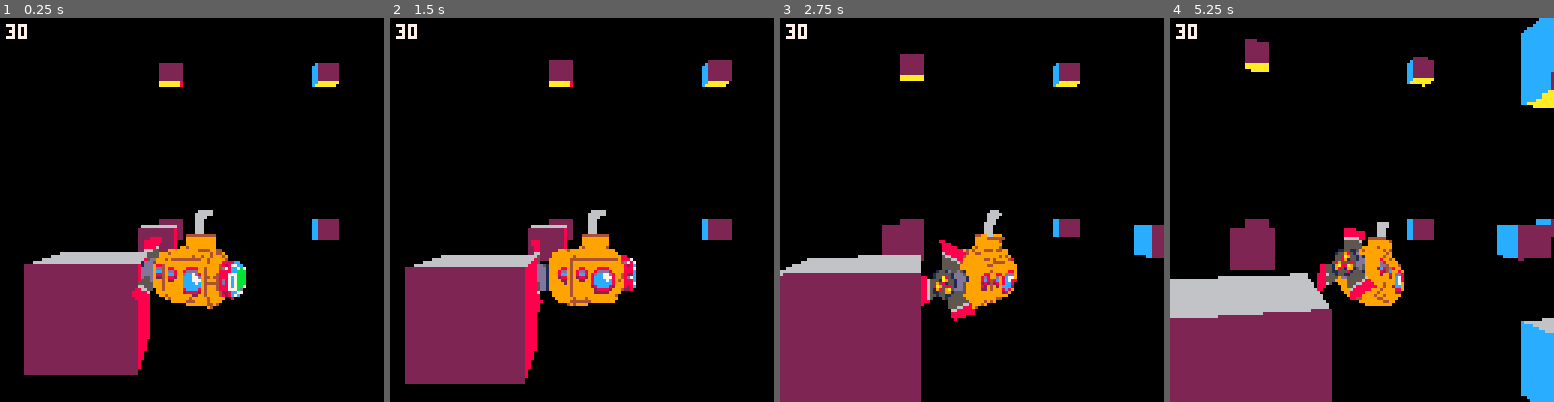
Above: before the commit, frames 1-4 (left to right).
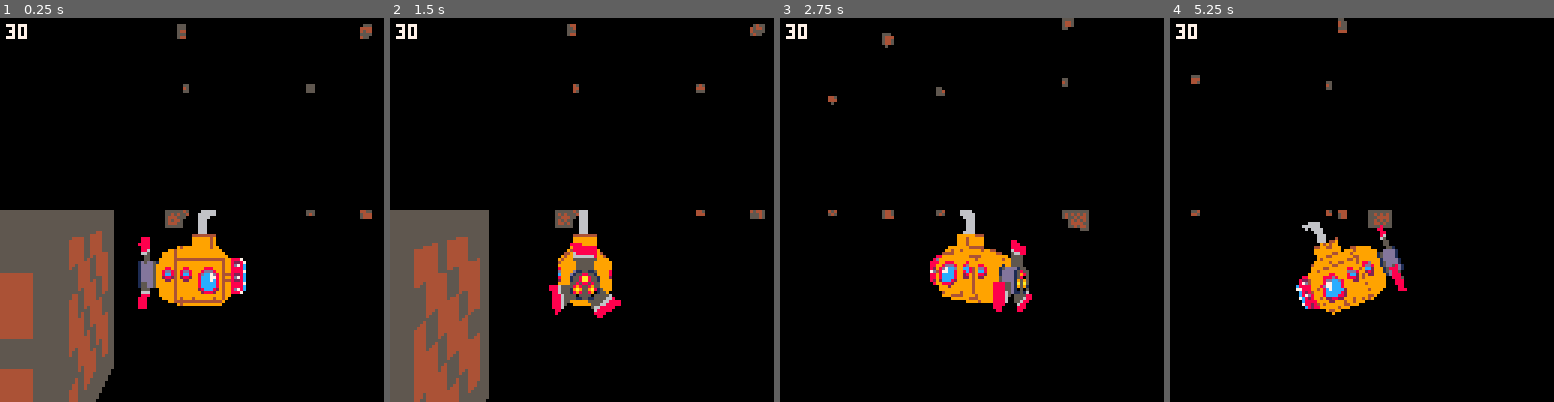
Above: after the commit, the same moments.

Repository: nikolawhallon/torpedopanic
Game: PICO-8 cartridge torpedopanic.p8
Same seed, same stepped clock (60 frames per second), same inputs: the game is played once before the commit and once after it.
Inputs:
- Up to frame 1 (0.25 s): no input
- Up to frame 2 (1.5 s): tap O (Z key) at 0.7 s
- Up to frame 3 (2.75 s): hold Right 1.6-2.1 s; tap O (Z key) at 1.7, 2.1, 2.5 s; hold Up 2.15-2.42 s; hold Right from 2.47 s (still down)
- Up to frame 4 (5.25 s): tap O (Z key) every 0.4 s from 2.9 to 4.9 s; release Right at 3.03 s; hold Left 3.08-3.58 s; hold Down 3.63-3.97 s; hold Right 4.02-4.68 s; hold Up 4.73-5.03 s; hold Left from 5.08 s (still down)

The runs differ from the first frame. In frame 1, 22% of the frame differs, in the area x 0-97%, y 1-100%; in frame 2, 23%; in frame 3, 21%; in frame 4, 25%, in the area x 0-100%, y 0-100%.

Commit message:
updated controls

Diff:
--- a/torpedopanic.p8
+++ b/torpedopanic.p8
@@ -6,10 +6,8 @@
 -- model & picocad format by @johanpeitz
 
 #include poly.lua
-#include chunky_tank.p8l
 #include submarine.p8l
 #include cube.p8l
-#include monolith.p8l
 
 -- globals
 local _dithers,_camera,_player,_torpedos={}
@@ -198,7 +196,10 @@
  local fwd={0,0,1}
  return {
   pos={0,0,0},
-  track=function(self,pos,m)
+  track=function(self,pos,rot,rot_ofs)
+   local rot_ofs=rot_ofs or {0,0,0}
+   local rot={rot[1]+rot_ofs[1],rot[2]+rot_ofs[2],rot[3]+rot_ofs[3]}
+   local m=make_m_from_euler(unpack(rot))
    fwd=m_fwd(m)
    local m={unpack(m)}
    -- inverse view matrix
@@ -208,13 +209,13 @@
    -- ignore position part
    m[13],m[14],m[15],m[16]=0,0,0,1
 
-   local offset = 20 -- distance behind object
-   local height = 5 -- height above object
+   local xz_ofs=20
+   local y_ofs=5
 
    local cam_pos = {
-    pos[1] - fwd[1] * offset,
-    pos[2] + height,
-    pos[3] - fwd[3] * offset
+    pos[1] - fwd[1] * xz_ofs,
+    pos[2] + y_ofs,
+    pos[3] - fwd[3] * xz_ofs
    }
 
    self.m=m_x_m(m,{
@@ -290,30 +291,42 @@
 function make_player(x,y,z)
  return {
   pos={x,y,z},
-  angle={0,0,0},
-  dangle={0,0,0},
+  rot={0,0,0},
+  rot_dt={0,0,0},
+  rot_ofs={0,0,0},
   velocity={0,0,0},
   vtilt=0.0,
   htilt=0.0,
   pcad=make_pcad({x,y,z},submarine),
   m=make_m_from_euler(0,0,0),
   update=function(self)
-   v_scale(self.dangle,0.6)
+   v_scale(self.rot_dt,0.6)
    v_scale(self.velocity,0.7)
 
-   self.angle=v_add(self.angle,self.dangle,1/1024)
+   self.rot=v_add(self.rot,self.rot_dt,1/1024)
 
    -- handle input
-   local dx,dz,a=0,self.angle[1],self.angle[2]
-   if (btn(4,0)) dz=1
-   if btn(1,0) and btn(4,0) then
-    self.angle[2]+=0.005
-    self.htilt=-0.2
-   elseif btn(0,0) and btn(4,0) then
-    self.angle[2]-=0.005
-    self.htilt=0.2
-   else
-    self.htilt=0.0
+   local dx,dz,a=0,self.rot[1],self.rot[2]
+   if btn(4,0) then
+    dz=5
+    --self.rot_ofs={0,0,0}
+    self.htilt=0
+    self.vtilt=0
+   end
+   if btn(1,0) then
+    if btn(4,0) then
+     self.rot[2]+=0.005
+     self.htilt=-0.2
+    else
+     self.rot_ofs[2]+=0.01
+    end
+   elseif btn(0,0) then
+    if btn(4,0) then
+     self.rot[2]-=0.005
+     self.htilt=0.2
+    else
+     self.rot_ofs[2]-=0.01
+    end
    end
    if btn(2,0) and btn(4,0) then
     self.vtilt=-0.6
@@ -324,20 +337,18 @@
    end
    -- update pos and m
    local c,s=cos(a),-sin(a)
-   self.velocity=v_add(self.velocity,{dz*s-dx*c,self.vtilt,dz*c+dx*s},1/8)
+   self.velocity=v_add(self.velocity,{dz*s-dx*c,self.vtilt*4,dz*c+dx*s},1/8)
    self.pos=v_add(self.pos,self.velocity)
-   self.m=make_m_from_euler(unpack(self.angle))
+   self.m=make_m_from_euler(unpack(self.rot))
 
    -- update pcad pos and m
    self.pcad.pos=self.pos
    -- the model rotation can be slightly different
    -- than the player rotation
    if dz>0 then
-    self.pcad.rot[1]=self.angle[1]+self.htilt/8.0
-    self.pcad.rot[2]=self.angle[2]-0.25-self.htilt/4.0
-    self.pcad.rot[3]=self.angle[3]+self.vtilt/10.0
-   else
-    self.pcad.rot[2]+=0.01
+    self.pcad.rot[1]=self.rot[1]+self.htilt/8.0
+    self.pcad.rot[2]=self.rot[2]-0.25-self.htilt/4.0
+    self.pcad.rot[3]=self.rot[3]+self.vtilt/10.0
    end
    self.pcad:update()
   end
@@ -398,7 +409,7 @@
 
  -- shading ramps
  local fadetable={
-  {1,1,1,1,1,1,1},
+  {0,0,0,0,0,0,0},
   {1,1,1,1,1,1,1},
   {2,2,2,2,2,2,2},
   {3,3,3,3,3,3,3},
@@ -426,40 +437,45 @@
  -- 30 fps: 3 submarines
  -- 15 fps: 4 submarines
  _camera=make_camera()
- _player=make_player(5,0,0)
+ _player=make_player(10,0,0)
  _torpedos={}
- for x=0,2 do
-  for z=0,2 do
-   for y=0,2 do
-    add(_torpedos, make_pcad({x*40,y*40,z*40},cube))
-   end
-  end
- end
-
- local s=400
- add(_torpedos, make_pcad({s,-s/2,-s},monolith))
- add(_torpedos, make_pcad({s,-s/2,s},monolith))
- add(_torpedos, make_pcad({s,s/2,-s},monolith))
- add(_torpedos, make_pcad({s,s/2,s},monolith))
- add(_torpedos, make_pcad({-s,-s/2,s},monolith))
- add(_torpedos, make_pcad({-s,-s/2,-s},monolith))
- add(_torpedos, make_pcad({-s,s/2,s},monolith))
- add(_torpedos, make_pcad({-s,s/2,-s},monolith))
+ -- 30 fps: 27 simple boxes
+ for x=0,3 do
+  for z=0,3 do
+   for y=0,3 do
+    add(_torpedos, make_pcad({x*200,y*200,z*200},cube))
+   end
+  end
+ end
 end
 
 function _update()
  _player:update()
 
- for t in all(_torpedos) do
+ for i,t in ipairs(_torpedos) do
+  --t.pos[1]+=(_player.pos[1]-t.pos[1])*0.005*i
+  --t.pos[2]+=(_player.pos[2]-t.pos[2])*0.005*i
+  --t.pos[3]+=(_player.pos[3]-t.pos[3])*0.005*i
+
+  local x=_player.pos[1]-t.pos[1]
+  local y=_player.pos[2]-t.pos[2]
+  local z=_player.pos[3]-t.pos[3]
+
+  --t.rot[2]=atan2(x,z)
+
+  local xz = sqrt(x*x+z*z)
+  --t.rot[3]=atan2(y,xz)+0.25
+
   t:update()
  end
 
- _camera:track(_player.pos,_player.m)
+ _camera:track(_player.pos,_player.rot,_player.rot_ofs)
 end
 
 function _draw()
  fillp()
  cls(0)
+
  -- dithered fill mode
  fillp(0xa5a5|0b0.011)
 
Not shown, changed: cube.p8l
Not shown, added: plate.p8l
Not shown, changed: 24 lines of the sprite sheet (__gfx__) section of torpedopanic.p8
